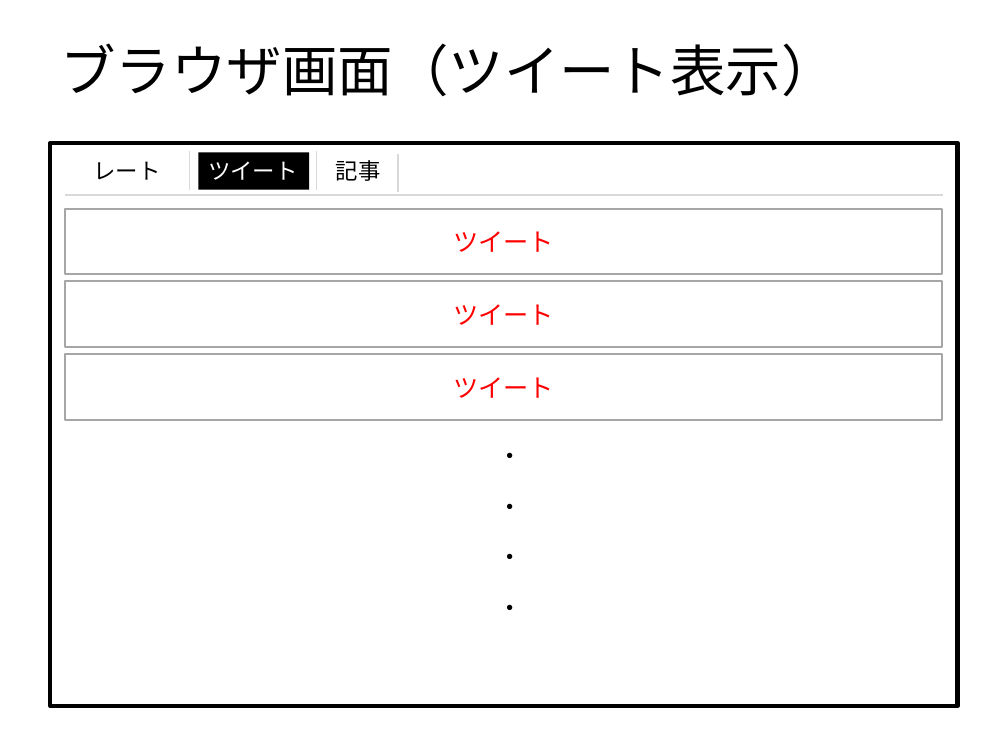
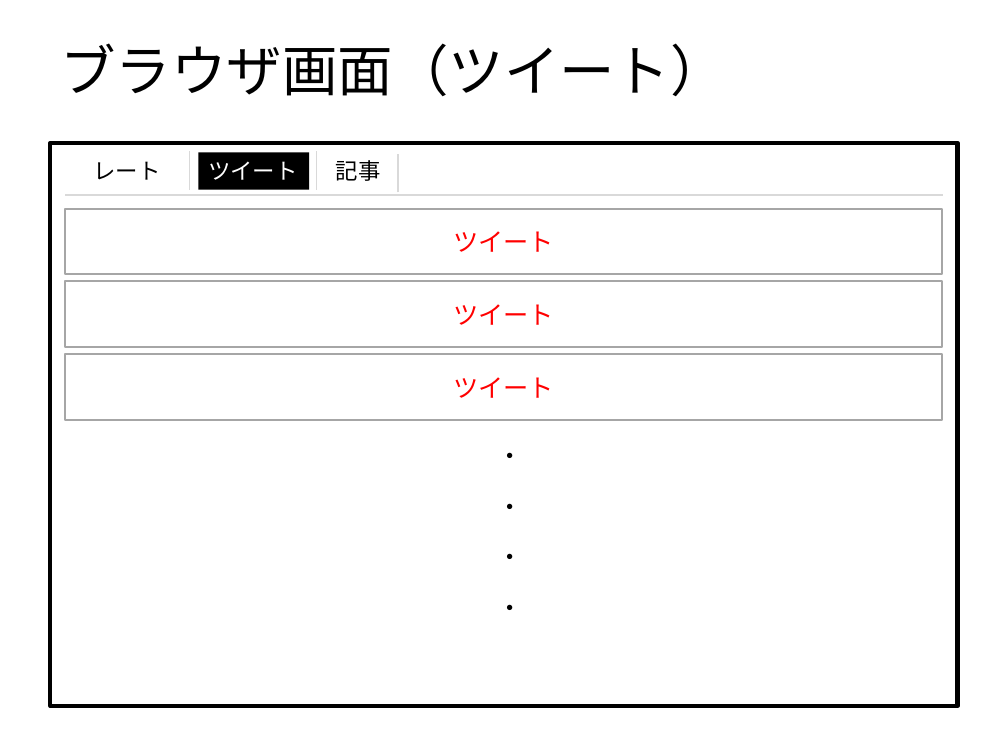
Before and after one commit to Leonis0813/chort, a slide deck: slide 5 of regulus/interface/ui.pptx (slide 3 before the commit). Drawn at 1008x756 pixels with LibreOffice and Linux fonts; fonts in the diff are those of the drawing. Boxes give left, top, right and bottom in pixels: in the first picture for what was removed or moved away, otherwise in the second. Text is boxed around its words. In the diff, an @@ line names an element or a change of style, - is before the commit and + after.

```diff
--- a/regulus/interface/ui.pptx
+++ b/regulus/interface/ui.pptx
@@ title at bbox=[60, 43, 725, 96]: text changed @@
-ブラウザ画面（ツイート表示）
+ブラウザ画面（ツイート）
```
Also in this commit, not shown: 4 other slides changed, 1 slide added, 1 other file.
